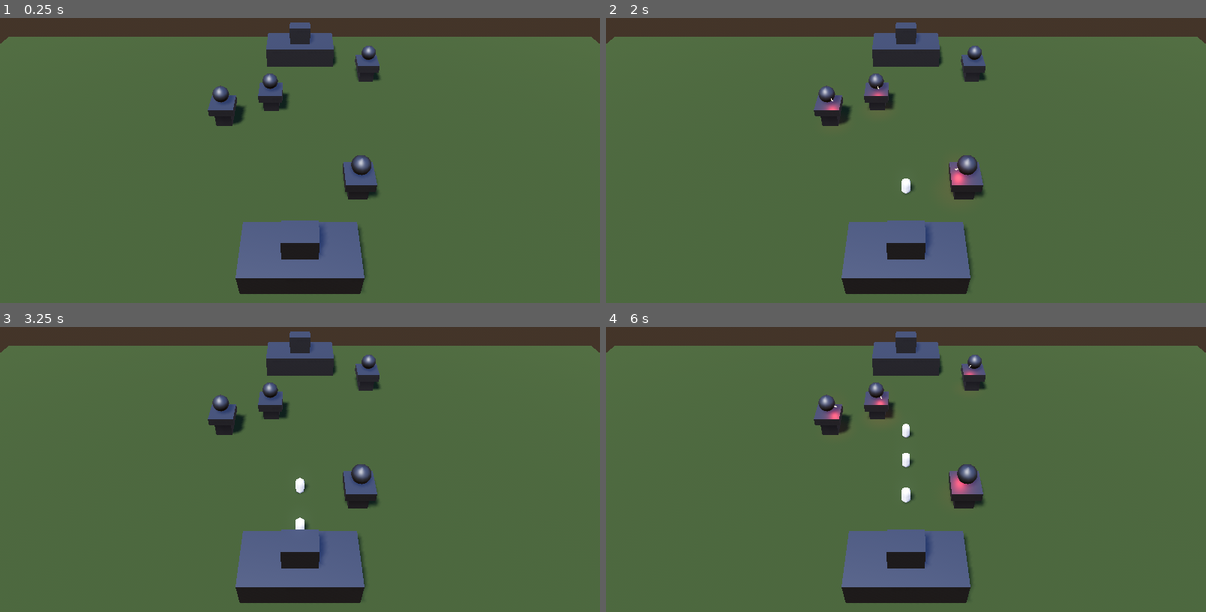
Above: before the commit, frames 1-4 (two rows, left to right).
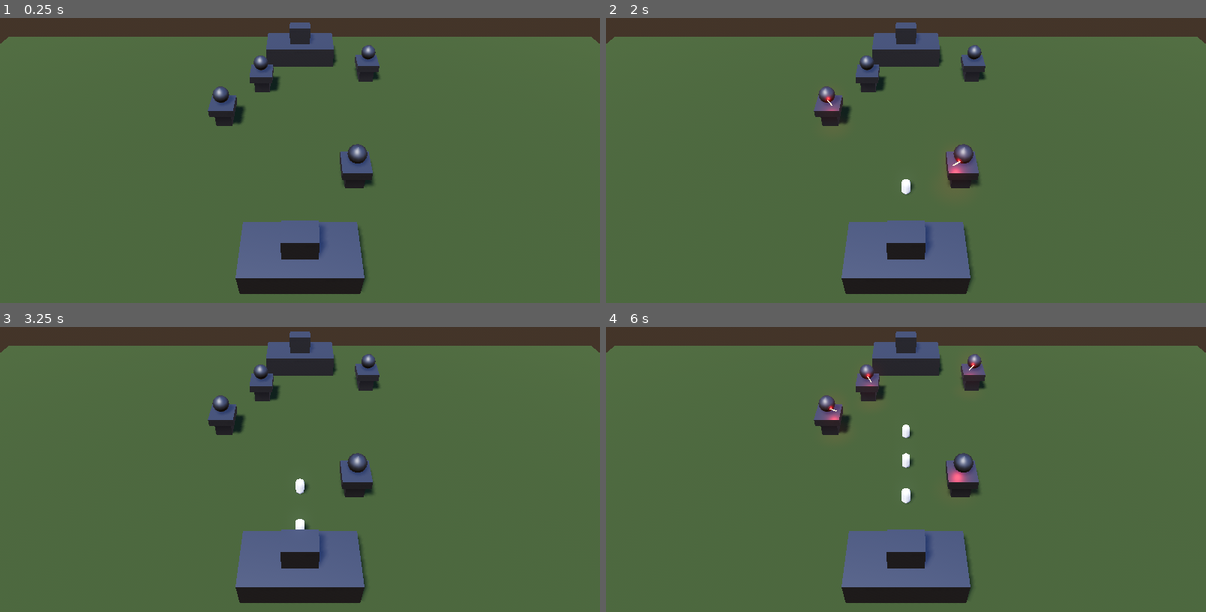
Above: after the commit, the same moments.

Repository: kovesimisi/voiddef
Game: Godot game, scene res://scenes/Main.tscn
Two runs of this game, one before a commit and one after it. Both use one fixed random seed, a clock stepped at 60 frames per second and the inputs below.
Inputs (mouse positions are in pixels of both pictures, inside the frame that each line leads up to):
- Up to frame 1 (0.25 s): no input
- Up to frame 2 (2 s): tap Enter at 0.5 s; move the mouse to (1038, 117) at 0.52 s; tap Alt at 0.6 s; click (1038, 117) at 0.67 s; tap Space at 1.25 s; drag from (786, 151) to (876, 200) at 1.27 s
- Up to frame 3 (3.25 s): move the mouse to (360, 369) at 2.02 s; tap Shift at 2.1 s; click (360, 369) at 2.17 s; drag from (270, 509) to (120, 392) at 2.77 s
- Up to frame 4 (6 s): move the mouse to (1086, 495) at 3.52 s; tap Ctrl at 3.6 s; click (1086, 495) at 3.67 s; drag from (726, 392) to (816, 358) at 4.27 s; move the mouse to (936, 443) at 5.02 s; tap Alt at 5.1 s; click (936, 443) at 5.17 s; drag from (816, 358) to (786, 460) at 5.77 s

The runs differ from the first frame. In frame 1, 1.6% of the frame differs, in the area x 34-64%, y 9-64%; in frame 2, 1.7%; in frame 3, 1.6%; in frame 4, 1.8%.

Commit message:
main menu

Diff:
--- a/objects/FPSCounter.tscn
+++ b/objects/FPSCounter.tscn
@@ -9,6 +9,3 @@
 margin_bottom = 49.0
 text = "FPS"
 script = ExtResource( 1 )
-__meta__ = {
-"_edit_use_anchors_": false
-}
--- a/scenes/Main.tscn
+++ b/scenes/Main.tscn
@@ -29,6 +29,7 @@
 adjustment_contrast = 1.08
 
 [node name="Main" type="Spatial"]
+transform = Transform( 1, 0, 0, 0, 1, 0, 0, 0, 1, 0, 0, 0.765171 )
 
 [node name="Ground" type="CSGMesh" parent="."]
 mesh = SubResource( 1 )
@@ -57,16 +58,16 @@
 directional_shadow_max_distance = 70.0
 
 [node name="Tower" parent="." instance=ExtResource( 1 )]
-transform = Transform( 1, 0, 0, 0, 1, 0, 0, 0, 1, -3.75529, -0.202257, -6.16545 )
+transform = Transform( 1, 0, 0, 0, 1, 0, 0, 0, 1, -5.224, 0, -10.127 )
 
 [node name="Tower2" parent="." instance=ExtResource( 1 )]
-transform = Transform( 1, 0, 0, 0, 1, 0, 0, 0, 1, 9.52263, 0, -12.7 )
+transform = Transform( 1, 0, 0, 0, 1, 0, 0, 0, 1, 9.48992, 0.0209975, -12.7813 )
 
 [node name="Tower3" parent="." instance=ExtResource( 1 )]
-transform = Transform( 1, 0, 0, 0, 1, 0, 0, 0, 1, 5.91888, 0, 8.18273 )
+transform = Transform( 1, 0, 0, 0, 1, 0, 0, 0, 1, 5.721, 0, 6.706 )
 
 [node name="Tower4" parent="." instance=ExtResource( 1 )]
-transform = Transform( 1, 0, 0, 0, 1, 0, 0, 0, 1, -9.47149, 0, -3.16858 )
+transform = Transform( 1, 0, 0, 0, 1, 0, 0, 0, 1, -9.47149, -0.0765042, -3.16858 )
 
 [node name="box" parent="." instance=ExtResource( 6 )]
 transform = Transform( 1, 0, 0, 0, 1, 0, 0, 0, 1, 0, -4.38159, 0 )
--- /dev/null
+++ b/scenes/UIscenes/MainMenu.tscn
@@ -0,0 +1,119 @@
+[gd_scene load_steps=7 format=2]
+
+[ext_resource path="res://assets/graphics/menubg.png" type="Texture" id=1]
+[ext_resource path="res://assets/ui/border.png" type="Texture" id=2]
+[ext_resource path="res://assets/ui/borderdisabled.png" type="Texture" id=3]
+[ext_resource path="res://assets/ui/borderselect.png" type="Texture" id=4]
+[ext_resource path="res://assets/ui/borderhover.png" type="Texture" id=5]
+[ext_resource path="res://assets/ui/logoplaceholder.png" type="Texture" id=6]
+
+[node name="MainMenu" type="Control"]
+anchor_right = 1.0
+anchor_bottom = 1.0
+
+[node name="Background" type="TextureRect" parent="."]
+anchor_right = 1.0
+anchor_bottom = 1.0
+texture = ExtResource( 1 )
+expand = true
+
+[node name="MarginContainer" type="MarginContainer" parent="."]
+anchor_right = 1.0
+anchor_bottom = 1.0
+custom_constants/margin_right = 50
+custom_constants/margin_top = 50
+custom_constants/margin_left = 50
+custom_constants/margin_bottom = 50
+
+[node name="VBoxContainer" type="VBoxContainer" parent="MarginContainer"]
+margin_left = 730.0
+margin_top = 50.0
+margin_right = 1230.0
+margin_bottom = 670.0
+rect_min_size = Vector2( 500, 0 )
+size_flags_horizontal = 8
+alignment = 1
+
+[node name="NewGameButton" type="TextureButton" parent="MarginContainer/VBoxContainer"]
+margin_left = 75.0
+margin_top = 154.0
+margin_right = 425.0
+margin_bottom = 229.0
+rect_min_size = Vector2( 350, 75 )
+size_flags_horizontal = 4
+texture_normal = ExtResource( 2 )
+texture_pressed = ExtResource( 4 )
+texture_hover = ExtResource( 5 )
+texture_disabled = ExtResource( 3 )
+expand = true
+
+[node name="Label" type="Label" parent="MarginContainer/VBoxContainer/NewGameButton"]
+anchor_right = 1.0
+anchor_bottom = 1.0
+text = "NEW GAME"
+align = 1
+valign = 1
+
+[node name="LoadButton" type="TextureButton" parent="MarginContainer/VBoxContainer"]
+margin_left = 75.0
+margin_top = 233.0
+margin_right = 425.0
+margin_bottom = 308.0
+rect_min_size = Vector2( 350, 75 )
+size_flags_horizontal = 4
+texture_normal = ExtResource( 2 )
+texture_pressed = ExtResource( 4 )
+texture_hover = ExtResource( 5 )
+texture_disabled = ExtResource( 3 )
+expand = true
+
+[node name="Label" type="Label" parent="MarginContainer/VBoxContainer/LoadButton"]
+anchor_right = 1.0
+anchor_bottom = 1.0
+text = "LOAD GAME"
+align = 1
+valign = 1
+
+[node name="SettingsButton" type="TextureButton" parent="MarginContainer/VBoxContainer"]
+margin_left = 75.0
+margin_top = 312.0
+margin_right = 425.0
+margin_bottom = 387.0
+rect_min_size = Vector2( 350, 75 )
+size_flags_horizontal = 4
+texture_normal = ExtResource( 2 )
+texture_pressed = ExtResource( 4 )
+texture_hover = ExtResource( 5 )
+texture_disabled = ExtResource( 3 )
+expand = true
+
+[node name="Label" type="Label" parent="MarginContainer/VBoxContainer/SettingsButton"]
+anchor_right = 1.0
+anchor_bottom = 1.0
+text = "SETTINGS"
+align = 1
+valign = 1
+
+[node name="ExitButton" type="TextureButton" parent="MarginContainer/VBoxContainer"]
+margin_left = 75.0
+margin_top = 391.0
+margin_right = 425.0
+margin_bottom = 466.0
+rect_min_size = Vector2( 350, 75 )
+size_flags_horizontal = 4
+texture_normal = ExtResource( 2 )
+texture_pressed = ExtResource( 4 )
+texture_hover = ExtResource( 5 )
+texture_disabled = ExtResource( 3 )
+expand = true
+
+[node name="Label" type="Label" parent="MarginContainer/VBoxContainer/ExitButton"]
+anchor_right = 1.0
+anchor_bottom = 1.0
+text = "EXIT GAME"
+align = 1
+valign = 1
+
+[node name="Logoplaceholder" type="Sprite" parent="."]
+position = Vector2( 365, 373 )
+texture = ExtResource( 6 )
--- /dev/null
+++ b/scripts/Environment_unit.gd
@@ -0,0 +1,20 @@
+extends Node
+
+
+# Declare member variables here. Examples:
+# var a = 2
+# var b = "text"
+var value = 0
+
+
+# Called when the node enters the scene tree for the first time.
+func _ready():
+	pass # Replace with function body.
+
+func remove():
+	queue_free()
+
+
+# Called every frame. 'delta' is the elapsed time since the previous frame.
+#func _process(delta):
+#	pass
Binary file added: assets/graphics/menubg.png
Not shown, added: assets/graphics/menubg.png.import
Binary file added: assets/ui/border.png
Not shown, added: assets/ui/border.png.import
Binary file added: assets/ui/borderdisabled.png
Not shown, added: assets/ui/borderdisabled.png.import
Binary file added: assets/ui/borderhover.png
Not shown, added: assets/ui/borderhover.png.import
Binary file added: assets/ui/borderselect.png
Not shown, added: assets/ui/borderselect.png.import
Binary file added: assets/ui/cursor.png
Not shown, added: assets/ui/cursor.png.import
(and 2 more such lines)
